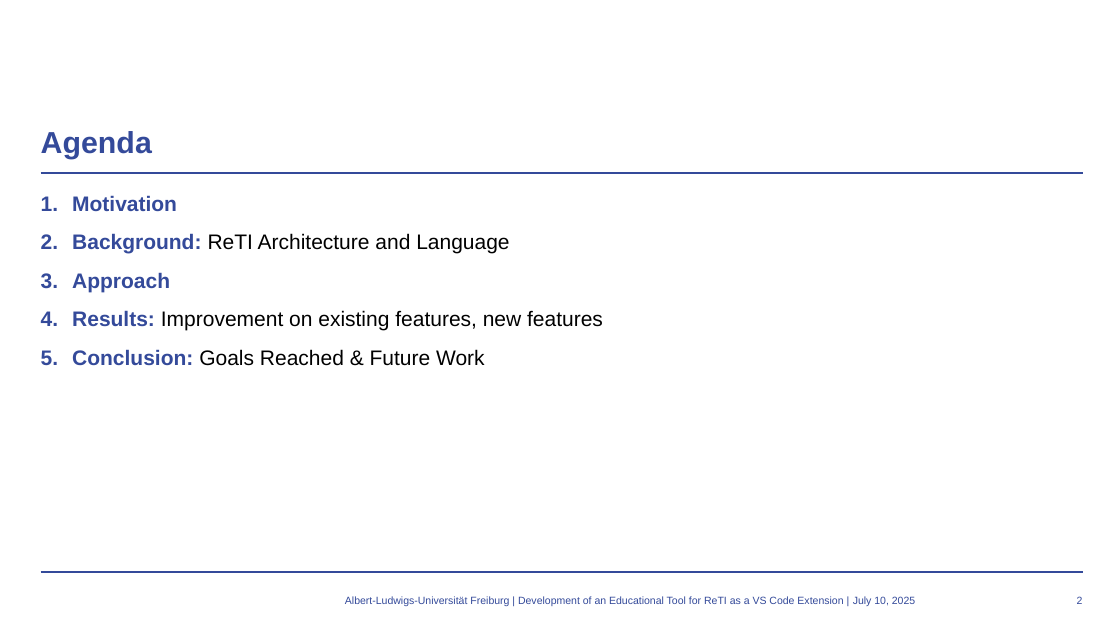
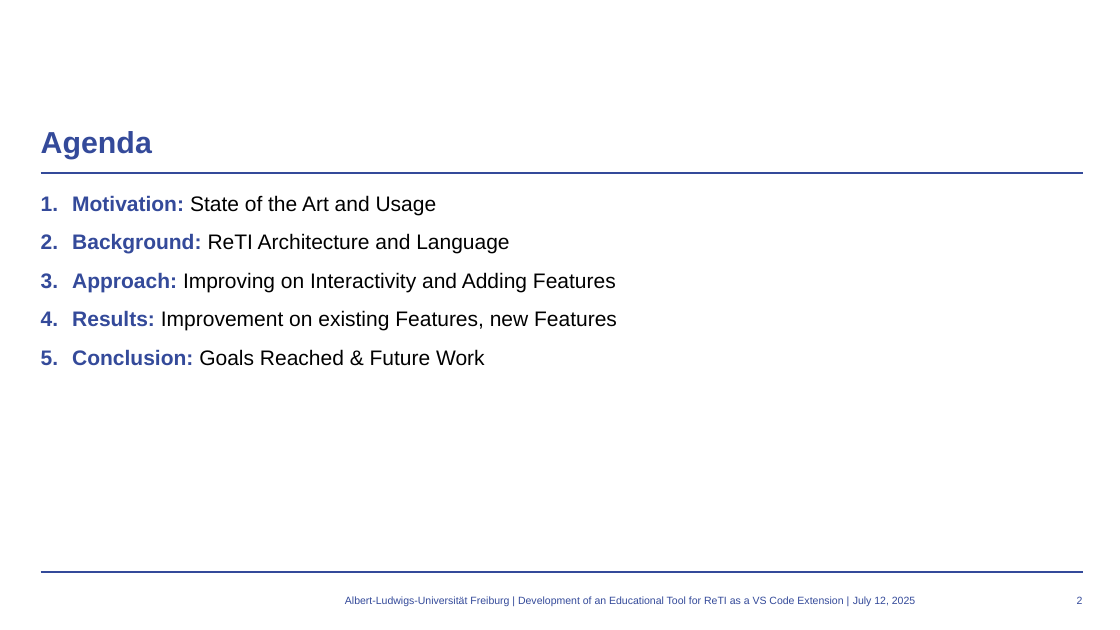
Before and after one commit to mlt279/vscode-reti, a slide deck: slide 2 of presentation/presentation.pptx. Drawn at 1120x630 pixels with LibreOffice and Linux fonts; fonts in the diff are those of the drawing; background and template pictures are left out. Boxes give left, top, right and bottom in pixels: in the first picture for what was removed or moved away, otherwise in the second. Text is boxed around its words. In the diff, an @@ line names an element or a change of style, - is before the commit and + after.

```diff
--- a/presentation/presentation.pptx
+++ b/presentation/presentation.pptx
@@ text at [72, 195, 437, 215]: text changed; text colour #344A9A to #000000; bold off @@
-1. Motivation
+1. Motivation: State of the Art and Usage
@@ text at [72, 272, 617, 331]: text changed @@
-3. Approach
-4. Results: Improvement on existing features, new features
+3. Approach: Improving on Interactivity and Adding Features
+4. Results: Improvement on existing Features, new Features
@@ text at [853, 596, 915, 606]: text changed @@
-July 10, 2025
+July 12, 2025
```
Also in this commit, not shown: 13 other slides changed, 1 slide added.
